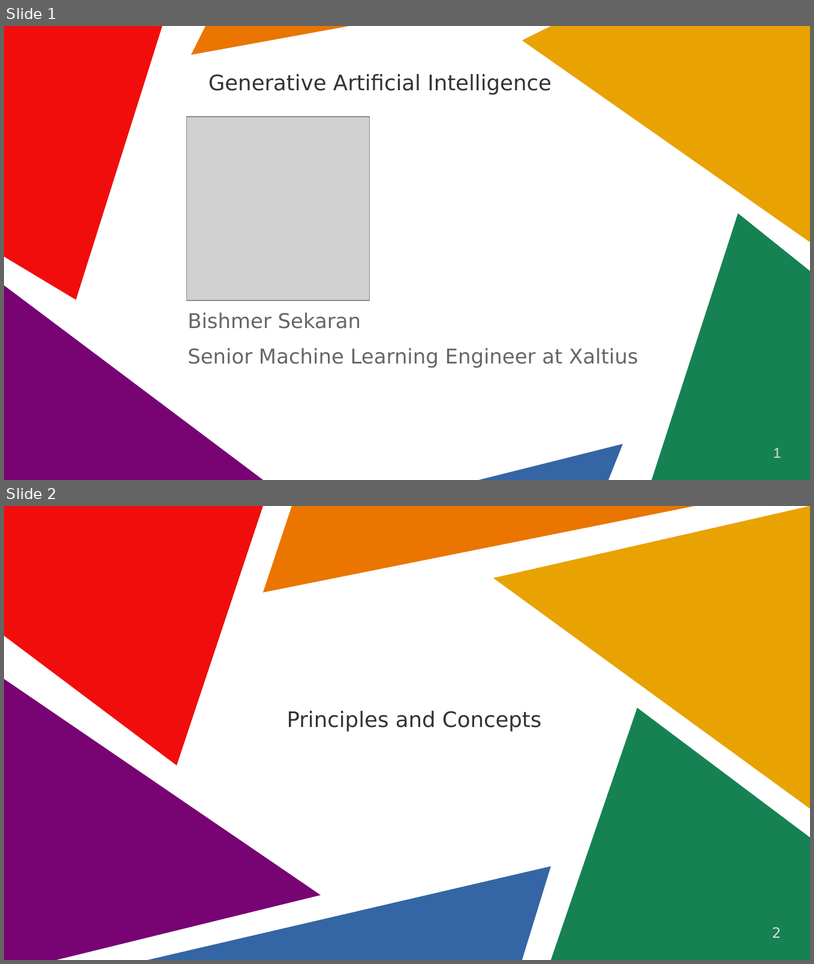
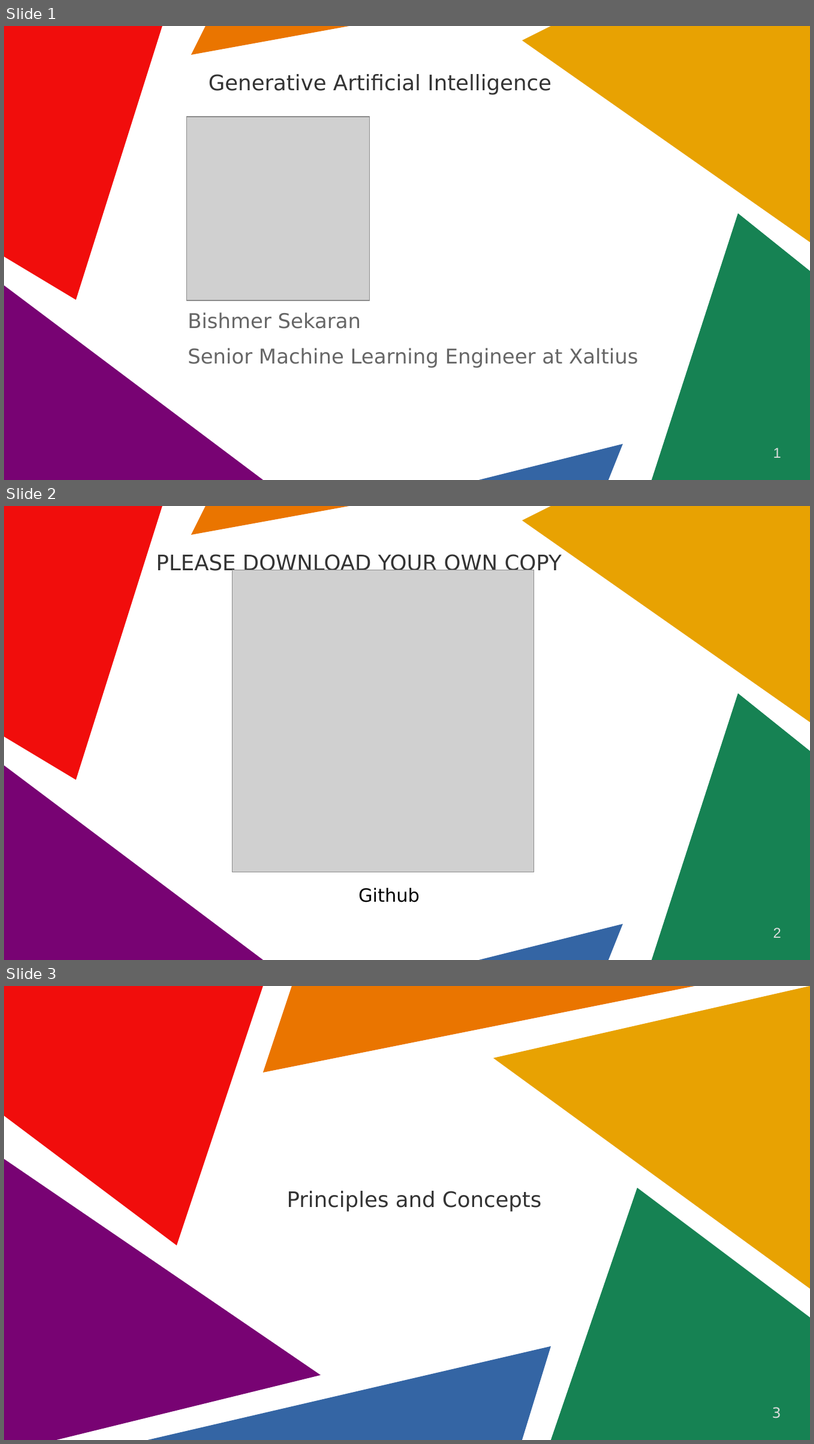
Before and after one commit to Xisiqomelir/2025_genai_NTUC_demo, a slide deck: Presentation.odp. Shown one above the other, each under a label of ours: slides 1 and 2 before the commit, slides 1, 2 and 3 after it. The pictures are 814x964 and 814x1444 pixels, drawn with LibreOffice and Linux fonts; fonts in the diff are those of the drawing; grey boxes stand for pictures. Boxes give left, top, right and bottom in pixels: in the first picture for what was removed or moved away, otherwise in the second. Text is boxed around its words. In the diff, an @@ line names an element or a change of style, - is before the commit and + after.

```diff
--- a/Presentation.odp
+++ b/Presentation.odp
@@ slide 2 added at (4, 506, 810, 960), background #FFFFFF; not listed: 6 template elements that a slide beside it also shows @@
@@ title added at (156, 553, 562, 574), 21 pt, text #333333 @@
+PLEASE DOWNLOAD YOUR OWN COPY
@@ picture added at (233, 570, 534, 872) @@
@@ text added at (359, 888, 420, 902), 18 pt, text #000000 @@
+Github
@@ page number added at (774, 927, 782, 937), 14 pt, text #DDDDDD @@
+2
@@ what was slide 2 is now slide 3 @@
@@ page number at (773, 1407, 782, 1418): text changed @@
-2
+3
```
